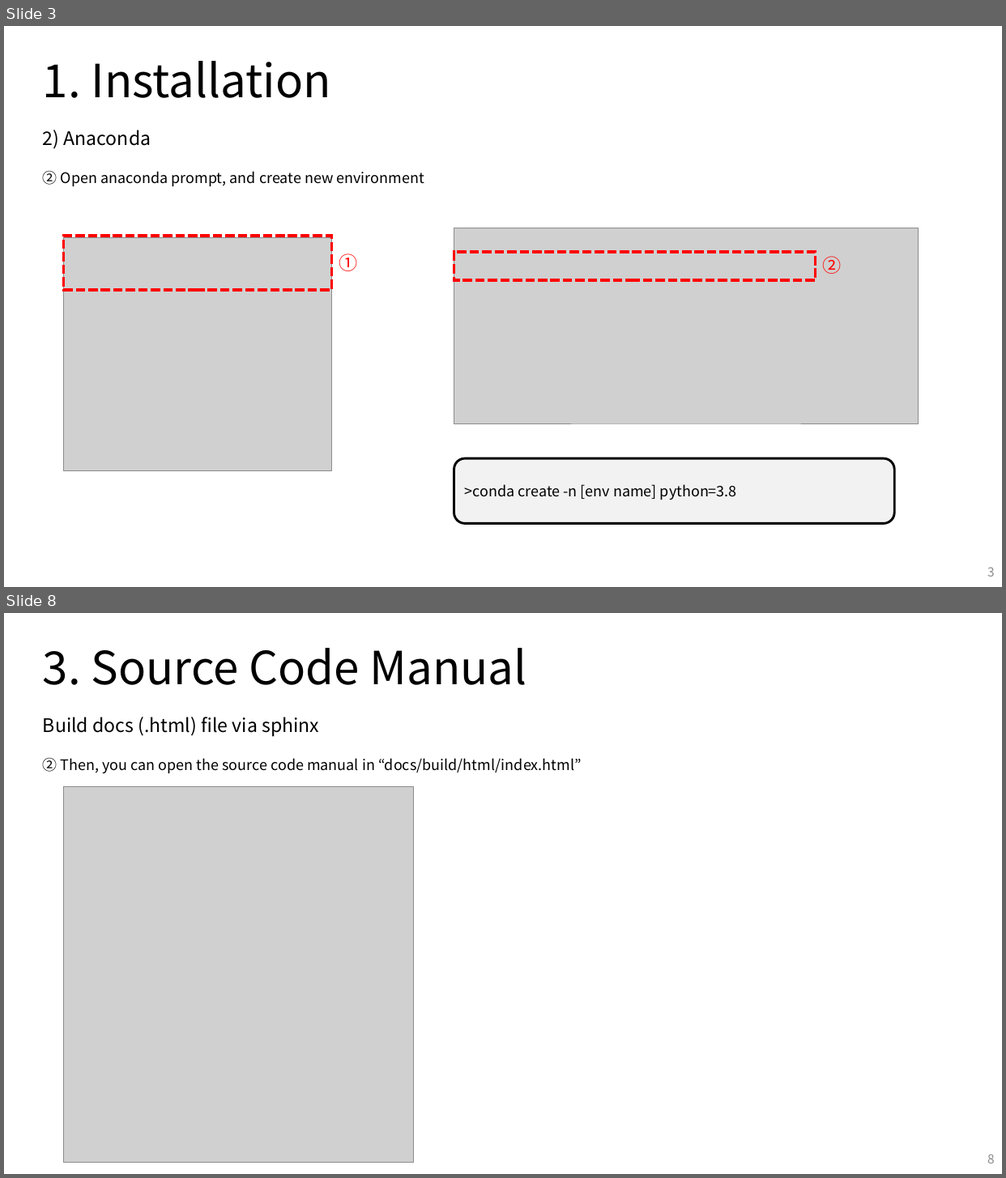
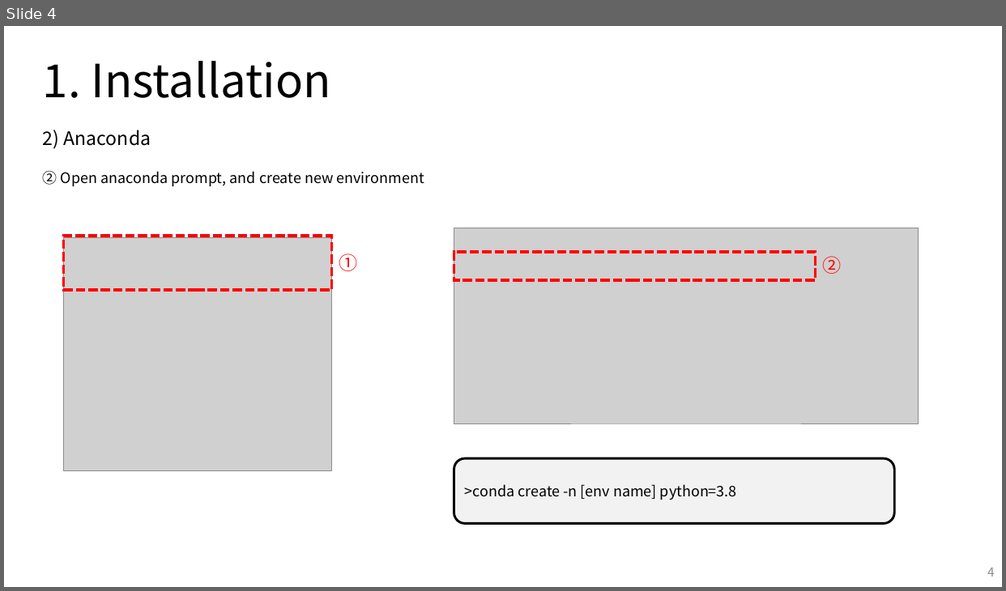
Before and after one commit to 0LYS0/mech439_pybullet, a slide deck: NRMK_Indy7/NRMK_Indy7 manual.pptx. Shown one above the other, each under a label of ours: slides 3 and 8 before the commit, slide 4 after it; the slides between them are not shown. The pictures are 1006x1178 and 1006x591 pixels, drawn with LibreOffice and Linux fonts; fonts in the diff are those of the drawing; grey boxes stand for pictures; background and template pictures are left out. Boxes give left, top, right and bottom in pixels: in the first picture for what was removed or moved away, otherwise in the second. Text is boxed around its words. In the diff, an @@ line names an element or a change of style, - is before the commit and + after.

Commit message:
manual update

```diff
--- a/NRMK_Indy7/NRMK_Indy7 manual.pptx
+++ b/NRMK_Indy7/NRMK_Indy7 manual.pptx
@@ slide 8 removed at (4,613,1002,1174), background #FFFFFF @@
@@ text removed at (43,648,527,685) @@
-3. Source Code Manual
@@ text removed at (43,717,319,736) @@
-Build docs (.html) file via sphinx
@@ text removed at (43,758,582,773) @@
-② Then, you can open the source code manual in “docs/build/html/index.html”
@@ picture removed at (64,786,414,1163) @@
@@ page number removed at (987,1154,995,1164) @@
-8
@@ what was slide 3 is now slide 4 @@
@@ page number at (987,568,995,577): text changed @@
-3
+4
```
Also in this commit, not shown: 3 slides changed, 2 slides added, 3 other slides removed.
